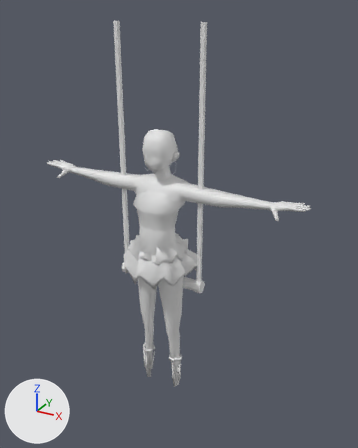
What one commit did to the FBX model Assets/Models/AnikaModel.fbx.
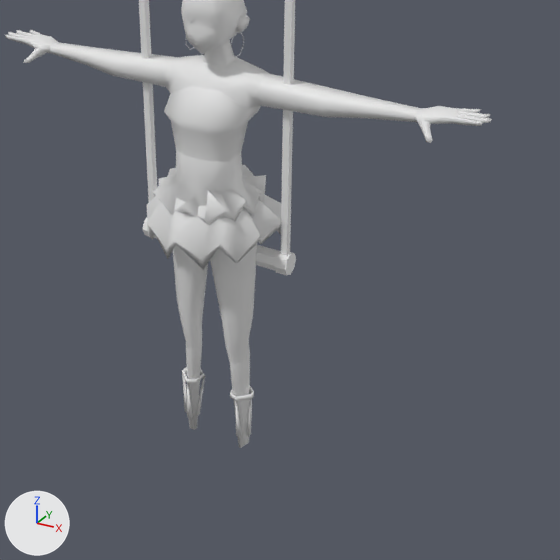
Old and new are each drawn whole from a 50 mm lens placed at (1.349, -2.27, 2.43), pointed at (0.08, 0.037, 1.277) and again close up on the part from 12% to 97% of the width and 32% to 100% of the height. Every picture has the same lights, and +X, +Y and +Z are marked at lower left. The last two pictures show the newer version. Where no turn or scale is listed for an object, it has been applied to the vertices.

In view in the first close-up: 'Anika', 'Trapeze'.
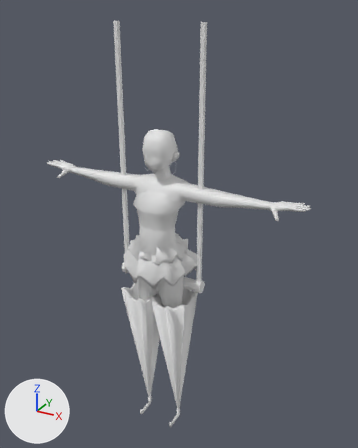
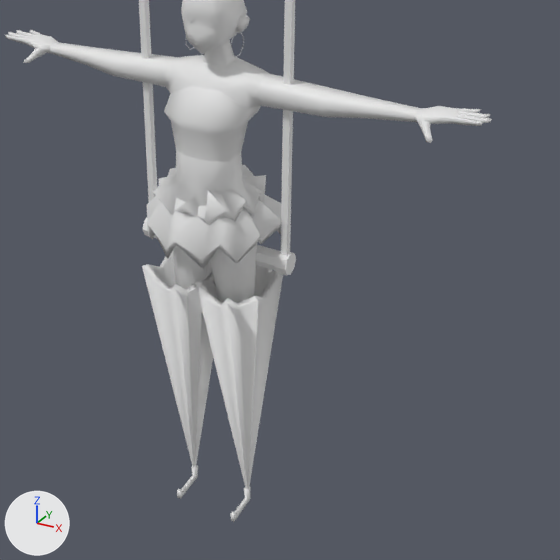
The edits, one by one:
Mesh me_umbrellabase is new.
It has 116 vertices, 140 faces and spans x -0.219..0.219, y -0.213..0.105, z -0.102..0.873.
It uses material mat_material (white #e7e7e7).
Object 'UmbrellaBase' (ob_umbrellabase) is new; it shows me_umbrellabase.
Its location is (0.0, 0.0, 0.0).

Changed parts and their boxes [x1, y1, x2, y2] in the close-ups (560 x 560 px):
'UmbrellaBase', added: after [142, 251, 283, 522]
